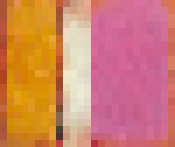
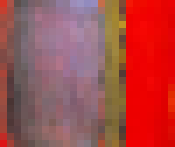
Layered file, before and after one edit (175x147). Changes by layer:
renamed "Capa 4" to "Capa 2", hid it over [0, 0, 175, 147]
hid "Capa 3" (1st of 2) over [0, 0, 175, 147]
added layer "Capa 6" above "Capa 4" over [0, 0, 175, 147]
renamed "Capa 1" to "Capa 3", hid it over [0, 0, 175, 147]
renamed "Capa 2" to "Capa 5", hid it over [0, 0, 175, 147]
